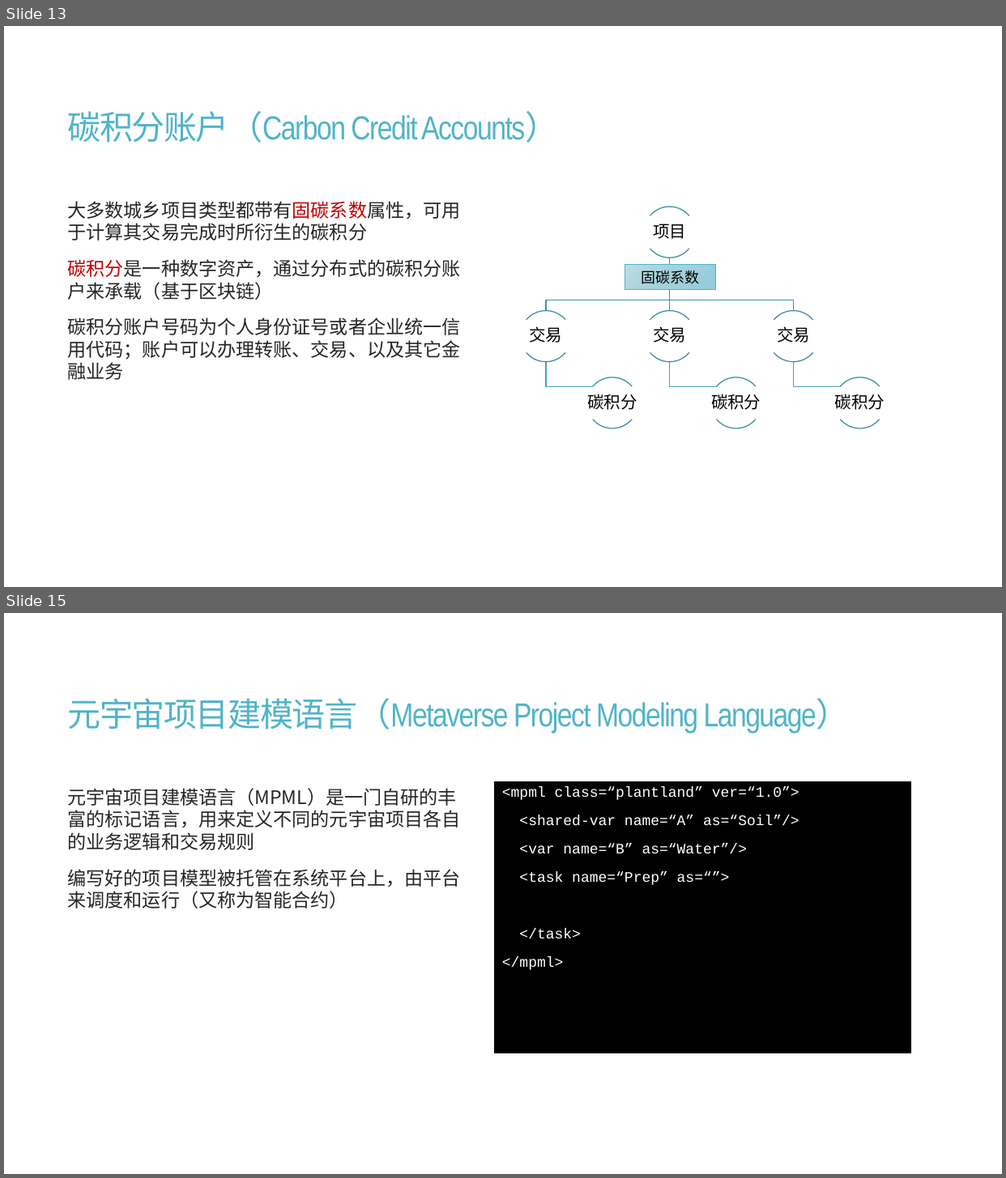
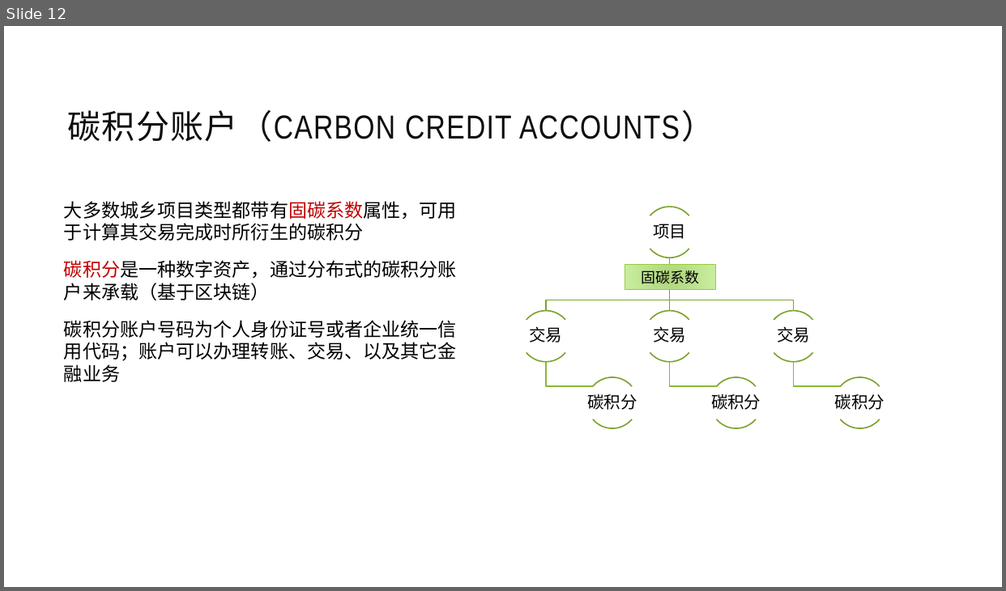
Before and after one commit to jzgi/chainfx, a slide deck: Docs/品链框架.pptx. Shown one above the other, each under a label of ours: slides 13 and 15 before the commit, slide 12 after it; the slides between them are not shown. The pictures are 1006x1178 and 1006x591 pixels, drawn with LibreOffice and Linux fonts; fonts in the diff are those of the drawing. Boxes give left, top, right and bottom in pixels: in the first picture for what was removed or moved away, otherwise in the second. Text is boxed around its words. In the diff, an @@ line names an element or a change of style, - is before the commit and + after.

```diff
--- a/Docs/品链框架.pptx
+++ b/Docs/品链框架.pptx
@@ slide 15 removed at (x1=4, y1=613, x2=1002, y2=1174), background #FFFFFF @@
@@ title removed at (x1=68, y1=698, x2=850, y2=733) @@
-元宇宙项目建模语言（Metaverse Project Modeling Language）
@@ text removed at (x1=495, y1=782, x2=911, y2=1053) @@
-<mpml class=“plantland” ver=“1.0”>
-<shared-var name=“A” as=“Soil”/>
-<var name=“B” as=“Water”/>
-<task name=“Prep” as=“”>
-</task>
-</mpml>
@@ text removed at (x1=68, y1=788, x2=461, y2=909) @@
-元宇宙项目建模语言（MPML）是一门自研的丰富的标记语言，用来定义不同的元宇宙项目各自的业务逻辑和交易规则
-编写好的项目模型被托管在系统平台上，由平台来调度和运行（又称为智能合约）
@@ what was slide 13 is now slide 12 @@
@@ slide 12 changed as well @@
@@ title at (x1=68, y1=110, x2=714, y2=142): text changed; text colour #50B4C8 to #0D0D0D @@
-碳积分账户（Carbon Credit Accounts）
+碳积分账户（CARBON CREDIT ACCOUNTS）
@@ text "大多数城乡项目类型都带有固碳系数属性，可用于计算其交易完成时所衍生的碳积分" at (x1=64, y1=201, x2=457, y2=382): text colour #262626 to #000000; more space between paragraphs @@
@@ rectangle "固碳系数" at (x1=625, y1=265, x2=716, y2=290): fill gradient #BDDCE5 to #A5D1DD to #94CBD9 to gradient #B0D57D to #CAEEA0; outline #50B4C8 0.75 pt to #99CB38 0.75 pt @@
@@ outline #49A3B6 1 pt to #8BB833 1.25 pt in 3 elements at (x1=794, y1=362, x2=841, y2=386), (x1=670, y1=362, x2=717, y2=386), (x1=546, y1=362, x2=593, y2=386) @@
@@ outline #4090A0 1 pt to #7BA32D 1.25 pt in 17 elements at (x1=670, y1=258, x2=793, y2=311), (x1=666, y1=258, x2=673, y2=311), (x1=546, y1=258, x2=670, y2=311), (x1=644, y1=207, x2=695, y2=258), (x1=644, y1=207, x2=695, y2=258), (x1=521, y1=311, x2=572, y2=362), (x1=521, y1=311, x2=572, y2=362), (x1=587, y1=378, x2=638, y2=429), (x1=587, y1=378, x2=638, y2=429), (x1=644, y1=311, x2=695, y2=362), (x1=644, y1=311, x2=695, y2=362), (x1=710, y1=378, x2=761, y2=429), (x1=710, y1=378, x2=761, y2=429), (x1=768, y1=311, x2=819, y2=362), (x1=768, y1=311, x2=819, y2=362), (x1=834, y1=378, x2=885, y2=429), (x1=834, y1=378, x2=885, y2=429) @@
```
Also in this commit, not shown: 15 other slides changed, 2 slides added, 19 other slides removed, 17 other files.
